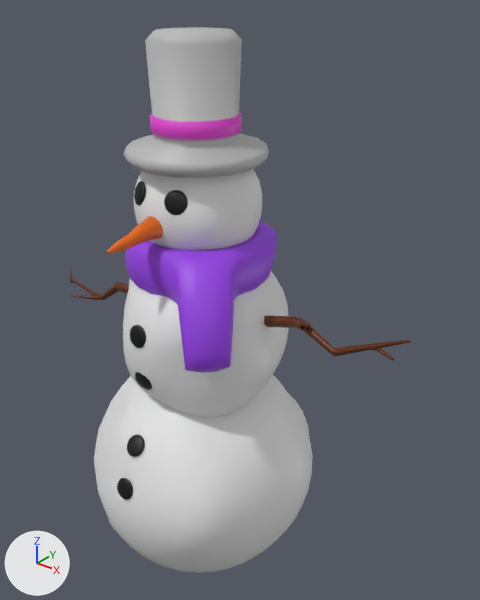
An edit to the FBX model Assets/Models/Schneemann.fbx, drawn before and after from the same camera.
Rendered twice from a camera (50 mm lens) standing at (3.33, -3.65, 3.96) and looking at (0.16, 0.32, 1.5). Lighting does not change. The marker at lower left points along +X, +Y and +Z. Where no turn or scale is listed for an object, it has been applied to the vertices.

In view in the first picture: 'Arm-rechts', 'Knopf1', 'Knopf2', 'Knopf3', 'Knopf4', 'Knopfauge1', 'Knopfauge2', 'Mitte', 'Moehrennase', 'Oben', 'Schal-baumelnd', 'Unten', 'Zylinder'.
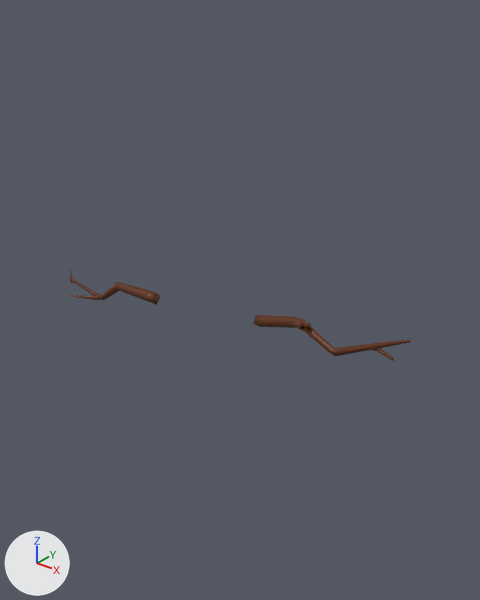
Commit message: Updated Snowman

Where the change shows, as pixel boxes [x1, y1, x2, y2] in the pictures (480 x 600 px):
'Unten', deleted: before [94, 375, 313, 573]
'Zylinder', deleted: before [123, 27, 269, 178]
'Mitte', deleted: before [123, 272, 289, 417]
'Schal-baumelnd', deleted (purple): before [125, 220, 278, 373]
'Oben', deleted: before [134, 169, 262, 250]
'Moehrennase', deleted (orange): before [107, 216, 163, 254]
'Knopfauge2', deleted (black): before [164, 190, 188, 215]
'Knopf3', deleted: before [127, 435, 145, 457]
'Knopf1', deleted: before [130, 325, 146, 348]
'Knopf4', deleted: before [117, 478, 133, 500]
'Knopfauge1', deleted: before [134, 181, 146, 205]
'Knopf2', deleted: before [135, 372, 152, 390]

The change, as a list of edits to the scene's bpy script:
```text
Remove ob_knopf1:
    ob_knopf1 = bpy.data.objects.new('Knopf1', me_sphere_007)
    ob_knopf1.location = (-0.001, -0.711, 1.536)
    ob_knopf1.rotation_euler = (0.239, -3.142, 0.0)  # degrees (14, -180, 0)
    ob_knopf1.scale = (-0.0881, -0.0238, -0.0881)
Remove ob_knopf4:
    ob_knopf4 = bpy.data.objects.new('Knopf4', me_sphere_011)
    ob_knopf4.location = (-0.008, -0.967, 0.239)
    ob_knopf4.rotation_euler = (0.304, -3.142, 0.0)  # degrees (17, -180, 0)
    ob_knopf4.scale = (-0.0881, -0.0238, -0.0881)
Remove ob_schal_baumelnd:
    ob_schal_baumelnd = bpy.data.objects.new('Schal-baumelnd', me_torus_001)
    ob_schal_baumelnd.location = (0.0, 0.0, 1.983)
Remove ob_knopf2:
    ob_knopf2 = bpy.data.objects.new('Knopf2', me_sphere_009)
    ob_knopf2.location = (-0.001, -0.691, 1.132)
    ob_knopf2.rotation_euler = (-0.249, 3.142, 0.0)  # degrees (-14, 180, 0)
    ob_knopf2.scale = (-0.0881, -0.0238, -0.0881)
Remove ob_unten:
    ob_unten = bpy.data.objects.new('Unten', me_sphere_002)
    ob_unten.location = (0.0, 0.0, 0.0)
Remove ob_knopfauge1:
    ob_knopfauge1 = bpy.data.objects.new('Knopfauge1', me_sphere_012)
    ob_knopfauge1.location = (-0.184, -0.425, 2.54)
    ob_knopfauge1.rotation_euler = (0.291, 3.116, -0.394)  # degrees (17, 179, -23)
    ob_knopfauge1.scale = (-0.0881, -0.0238, -0.0881)
Remove ob_zylinder:
    ob_zylinder = bpy.data.objects.new('Zylinder', me_cylinder_001)
    ob_zylinder.location = (0.0, 0.0, 3.373)
Remove ob_mitte:
    ob_mitte = bpy.data.objects.new('Mitte', me_sphere_003)
    ob_mitte.location = (0.0, 0.0, 1.36)
Remove ob_oben:
    ob_oben = bpy.data.objects.new('Oben', me_sphere_004)
    ob_oben.location = (0.0, 0.0, 2.4)
Remove ob_knopf3:
    ob_knopf3 = bpy.data.objects.new('Knopf3', me_sphere_010)
    ob_knopf3.location = (-0.008, -0.817, 0.58)
    ob_knopf3.rotation_euler = (0.704, -3.142, 0.0)  # degrees (40, -180, 0)
    ob_knopf3.scale = (-0.0881, -0.0238, -0.0881)
Remove ob_moehrennase:
    ob_moehrennase = bpy.data.objects.new('Moehrennase', me_cylinder)
    ob_moehrennase.location = (0.0, -0.654, 2.311)
Remove ob_knopfauge2:
    ob_knopfauge2 = bpy.data.objects.new('Knopfauge2', me_sphere_013)
    ob_knopfauge2.location = (0.177, -0.425, 2.54)
    ob_knopfauge2.rotation_euler = (0.291, -3.117, 0.382)  # degrees (17, -179, 22)
    ob_knopfauge2.scale = (-0.0881, -0.0238, -0.0881)
```
